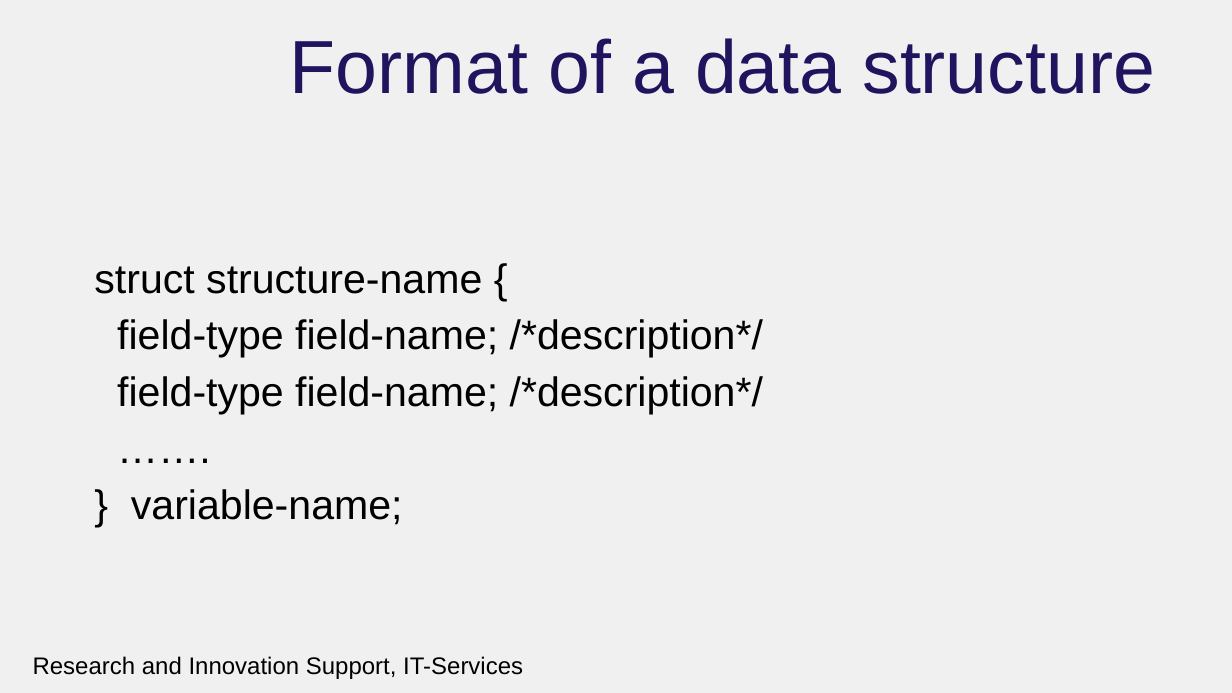
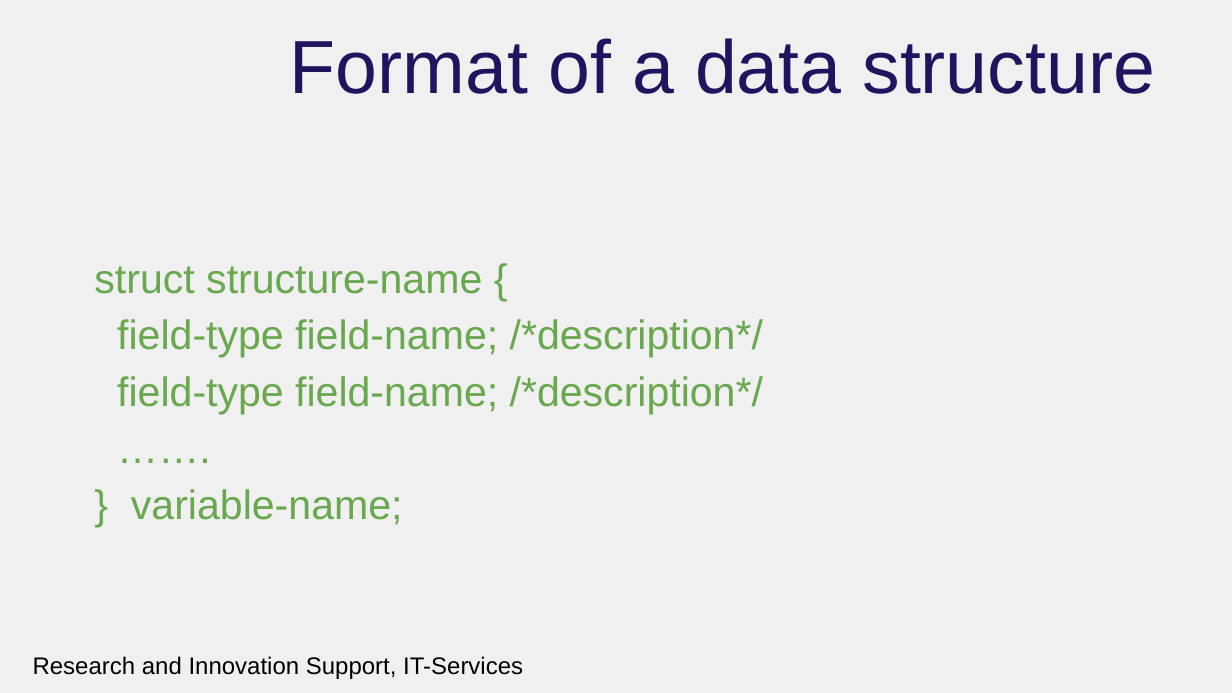
Before and after one commit to rcgsheffield/introc, a slide deck: slide 12 of archive/presentations/FurtherDataTypesandFileProcessing.pptx (slide 6 before the commit). Drawn at 1232x693 pixels with LibreOffice and Linux fonts; fonts in the diff are those of the drawing; background and template pictures are left out. Boxes give left, top, right and bottom in pixels: in the first picture for what was removed or moved away, otherwise in the second. Text is boxed around its words. In the diff, an @@ line names an element or a change of style, - is before the commit and + after.

```diff
--- a/archive/presentations/FurtherDataTypesandFileProcessing.pptx
+++ b/archive/presentations/FurtherDataTypesandFileProcessing.pptx
@@ text "struct structure-name {" at box(94, 266, 763, 525): text colour #000000 to #6AA84F @@
```
Also in this commit, not shown: 19 slides added, 2 slides removed, 31 other files.
